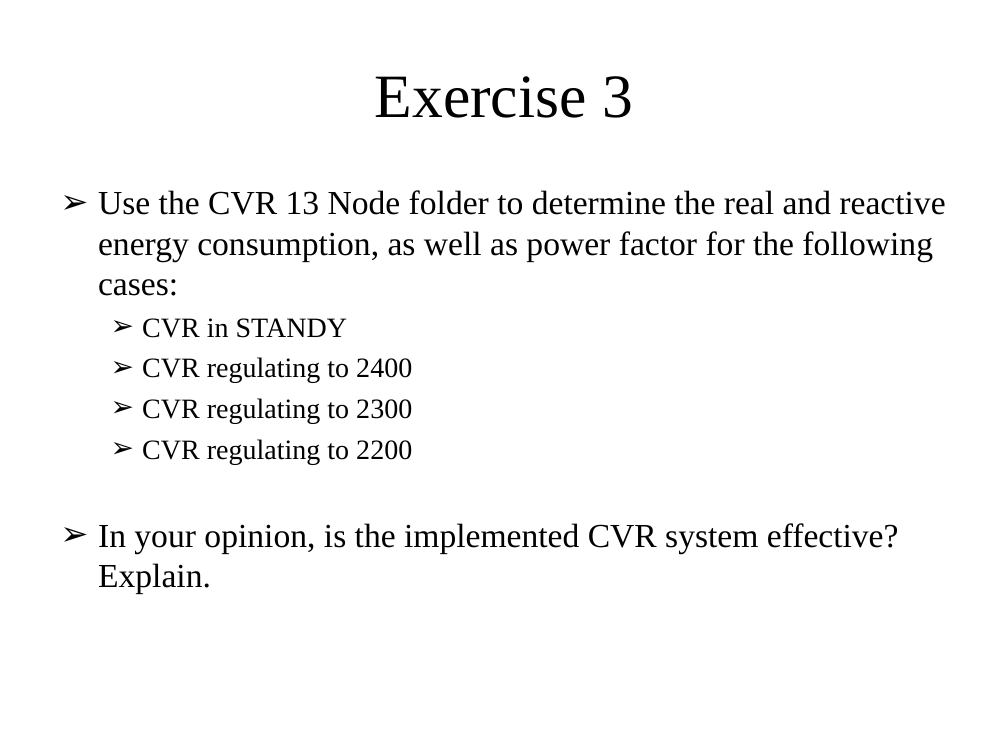
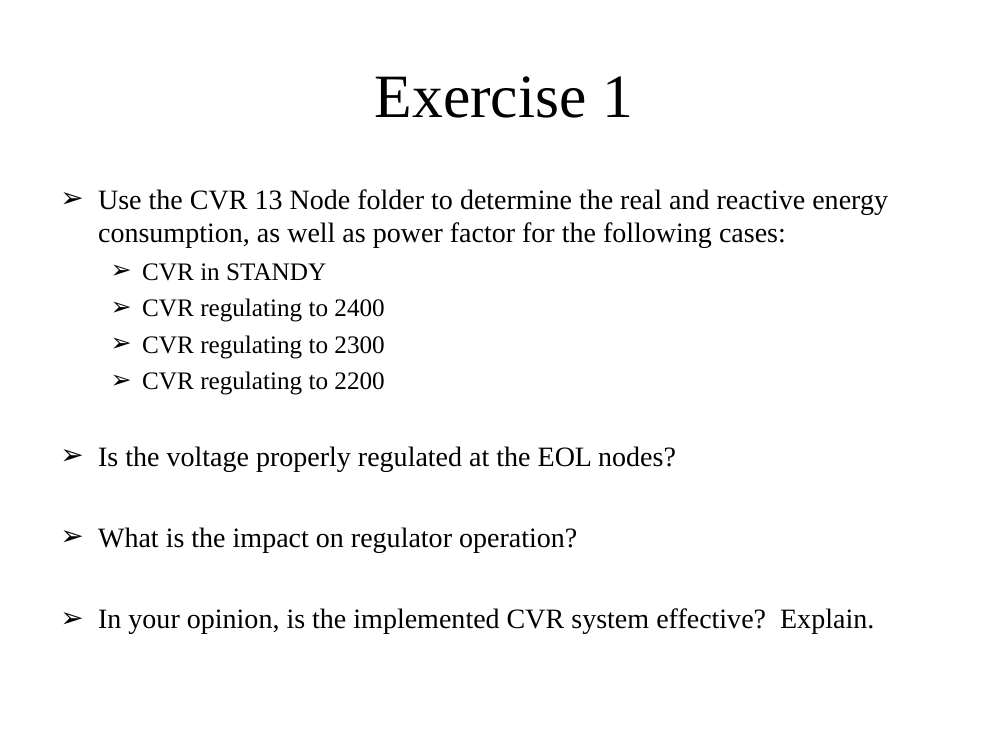
Before and after one commit to gridlab-d/course, a slide deck: slide 13 of Distribution_Analysis_Course/2.0 - CVR.ppt (slide 61 before the commit). Drawn at 1008x756 pixels with LibreOffice and Linux fonts; fonts in the diff are those of the drawing. Boxes give left, top, right and bottom in pixels: in the first picture for what was removed or moved away, otherwise in the second. Text is boxed around its words. In the diff, an @@ line names an element or a change of style, - is before the commit and + after.

```diff
--- a/Distribution_Analysis_Course/2.0 - CVR.ppt
+++ b/Distribution_Analysis_Course/2.0 - CVR.ppt
@@ title at bbox=[375, 76, 633, 118]: text changed @@
-Exercise 3
+Exercise 1
@@ text at bbox=[98, 189, 888, 634]: size 24 to 20 pt in "Use the CVR 13 Node folder to ...", "In your opinion, is the implemented CVR ..."; size 20 to 18 pt in "CVR in STANDY", "CVR regulating to 2400", "CVR regulating to 2300", "CVR regulating to 2200"; less space between paragraphs @@
@@ text at bbox=[98, 446, 676, 553]: paragraphs added @@
+➢ Is the voltage properly regulated at the EOL nodes?
+➢ What is the impact on regulator operation?
```
Also in this commit, not shown: 2 other slides changed, 4 slides added, 3 slides removed.
